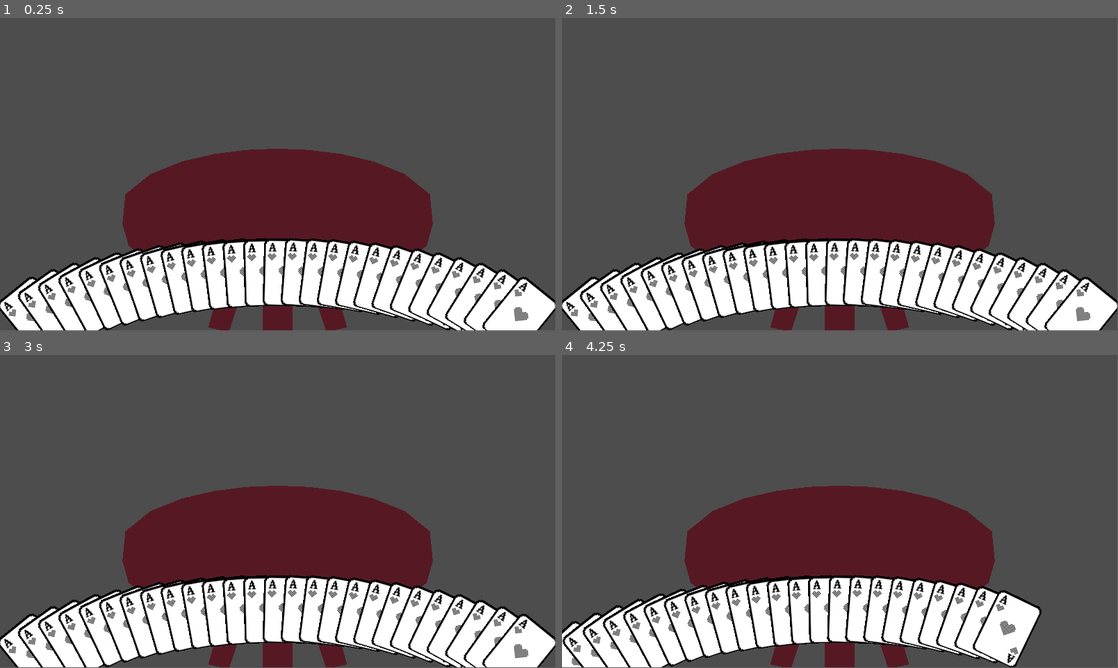
Above: before the commit, frames 1-4 (two rows, left to right).
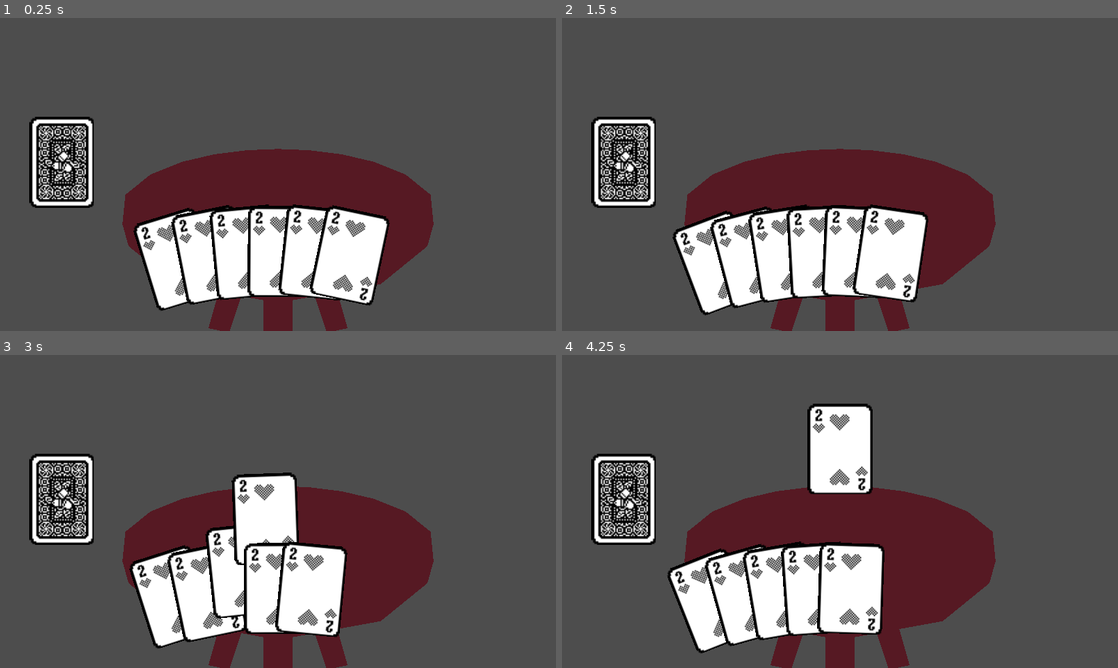
Above: after the commit, the same moments.

Repository: invalidunits/joker
Game: Godot game, scene res://game.tscn
Same seed, same stepped clock (60 frames per second), same inputs: the game is played once before the commit and once after it. The project has no main scene, so this scene is started directly.
Inputs (mouse positions are in pixels of both pictures, inside the frame that each line leads up to):
- Up to frame 1 (0.25 s): no input
- Up to frame 2 (1.5 s): tap Enter (ui_accept) at 0.5, 0.6, 0.77, 1.07, 1.35 s; move the mouse to (962, 158) at 0.52 s; click (962, 158) at 0.67 s; move the mouse to (728, 190) at 1.27 s; click (728, 190) at 1.42 s
- Up to frame 3 (3 s): tap Enter (ui_accept) at 1.52, 1.82, 2, 2.1, 2.75, 2.85 s; move the mouse to (333, 442) at 2.02 s; click (333, 442) at 2.17 s; move the mouse to (250, 574) at 2.77 s; click (250, 574) at 2.92 s
- Up to frame 4 (4.25 s): tap Enter (ui_accept) at 3.02, 3.32, 3.6, 3.77, 4.07 s; move the mouse to (1006, 558) at 3.52 s; click (1006, 558) at 3.67 s
In our replay, the window is 799x449 before the commit and 800x450 after it. These sizes can differ from the game's own. Grey fills any space a smaller window leaves; there, only what the larger window draws over its background counts as a difference.

The runs differ from the first frame. In frame 1, 23% of the frame differs, in the area x 0-100%, y 31-100%; in frame 2, 23%; in frame 3, 26%; in frame 4, 24%.

Commit message:
abcfucku'
some stuff

Diff:
--- a/Game/Cards/CardDisplayer.tscn
+++ b/Game/Cards/CardDisplayer.tscn
@@ -3,6 +3,7 @@
 [ext_resource type="Texture2D" uid="uid://tbjvbc5puxbp" path="res://Game/UI/CardSprites.png" id="1_b2o7s"]
 [ext_resource type="Script" uid="uid://2ulsno3b7ll3" path="res://Game/Cards/card_displayer.gd" id="1_ohbau"]
 [ext_resource type="Script" uid="uid://brhe14r13f4vc" path="res://Game/Cards/numeric_card.gd" id="3_1ea7d"]
+[ext_resource type="FontFile" uid="uid://3li0yrr0uw4d" path="res://Fonts/Poco.ttf" id="4_h6fwi"]
 
 [sub_resource type="Resource" id="Resource_h6fwi"]
 script = ExtResource("3_1ea7d")
@@ -10,7 +11,7 @@
 metadata/_custom_type_script = "uid://brhe14r13f4vc"
 
 [node name="CardDisplayer" type="Sprite2D" unique_id=105394874]
-scale = Vector2(2, 2)
+scale = Vector2(3, 3)
 texture = ExtResource("1_b2o7s")
 hframes = 13
 vframes = 5
@@ -19,3 +20,16 @@
 region_rect = Rect2(0, 0, 648, 348)
 script = ExtResource("1_ohbau")
 card = SubResource("Resource_h6fwi")
+
+[node name="Label" type="Label" parent="." unique_id=926646012]
+modulate = Color(1, 1, 1, 0)
+offset_left = -95.66667
+offset_top = -95.66667
+offset_right = 105.33333
+offset_bottom = -30.666672
+theme_override_fonts/font = ExtResource("4_h6fwi")
+theme_override_font_sizes/font_size = 12
+text = "5 Hearts
+If captured, swap any card in hand
+with one of your opponent's"
+horizontal_alignment = 1
--- a/Game/Cards/card.gd
+++ b/Game/Cards/card.gd
@@ -6,8 +6,8 @@
 	Hearts = 0,
 	Diamonds = 1,
 	Clubs = 2,
-	Clovers = 3,
-	Special = 4
+	Spades = 3,
+	Special = -1
 }
 
 func _get_card_spr_index() -> int:
--- a/Game/Cards/card_displayer.gd
+++ b/Game/Cards/card_displayer.gd
@@ -1,11 +1,41 @@
 @tool
 extends Sprite2D
 
+@export var selected:float = 0.0;
+@export var card: Card
+@export var play_speed: float = 6.0
 
-@export var card: Card
+static var card_being_played: bool = false
+var is_played: bool = false
+var target_position: Vector2
+var time_selected:float = 0.0;
 func _render():
 	if is_instance_valid(card):
 		frame = card._get_card_spr_index()
 
+func play_card():
+	is_played = true
+	card_being_played = true
+
+	var viewport_rect = get_viewport_rect()
+	target_position = Vector2(viewport_rect.size.x / 2, viewport_rect.size.y * 0.3)
+
+func _input(event):
+	if event is InputEventMouseButton and event.pressed and event.button_index == MOUSE_BUTTON_LEFT:
+		if selected > 0.5 and not is_played and not card_being_played:
+			play_card()
+
 func _process(delta: float) -> void:
 	_render()
+	if selected > 0.5:
+		time_selected += delta
+	else:
+		time_selected -= delta
+		time_selected = clamp(time_selected, 3.0, 0.0)
+
+	if is_played:
+		global_position = global_position.lerp(target_position, delta * play_speed)
+		rotation = lerp(rotation, 0.0, delta * play_speed)
+		return
+
+	$Label.modulate.a = lerp($Label.modulate.a, float(time_selected > 0.5), delta * 8)
--- a/Game/Cards/numeric_card.gd
+++ b/Game/Cards/numeric_card.gd
@@ -4,7 +4,7 @@
 
 @export var suite:CardSuite
 @export_range(1, 13) var number:int = 1
-
+@export var special_index:int = 0
 
 func _get_card_spr_index() -> int:
 	return number + 13*(1 + suite) - 1
--- a/card_list.gd
+++ b/card_list.gd
@@ -15,6 +15,8 @@
 @export
 var radius_distance:float = 100;
 
+var selected_card = 0
+
 
 var max_offset:float = 0
 var min_offset:float = 0
@@ -31,17 +33,52 @@
 
 
 
+func _process(delta: float) -> void:
+	var nodes = []
+	for n in get_children():
+		if not n.is_played:
+			nodes.append(n)
 
-func _process(delta: float) -> void:
-	var nodes = get_children(false);
+	max_offset = max(len(nodes)-16, 0)+2
+	min_offset = -max(len(nodes)-16, 0)-2
+	var real_offset = sclamp(offset, min_offset, max_offset, 1.0)
 
-	max_offset = max(len(nodes)-9, 0)
-	min_offset = -max(len(nodes)-9, 0)
-	var real_offset = sclamp(offset, min_offset, max_offset, 1.0);
+	var half = float(len(nodes))/2.0 - 0.5 - real_offset
+	var local_mouse = get_local_mouse_position()
+	var best_distance = INF
+	for i in range(len(nodes)):
+		var node = nodes[i]
+		if node.is_played:
+			continue
 
-	var half = float(len(nodes))/2.0 - 0.5 - real_offset;
-	var mouse = get_global_mouse_position()
+		# Base X position
+		node.position.x = (float(i) - half) * card_distance
+		node.position.y = (1.0 - cos(asin(min(node.position.x / radius, 1.0)))) * radius_distance
+
+		var local_distance = local_mouse.distance_squared_to(node.position);
+		if local_distance < best_distance:
+			best_distance = local_distance
+			selected_card = i
+		node.rotation = asin(min(node.position.x / radius, 1.0))
+
+
+
+
 	for i in range(len(nodes)):
-		nodes[i].position.x = (float(i)-float(half))*card_distance;
-		nodes[i].position.y = (1.0-cos(asin(min(nodes[i].position.x/radius, 1.0))))*radius_distance
-		nodes[i].rotation = asin(min(nodes[i].position.x/radius, 1.0));
+		var node = nodes[i]
+		if node.is_played:
+			continue
+
+		if i == selected_card:
+			var is_hovered = local_mouse.distance_squared_to(node.position) < 10000
+			node.selected = lerp(node.selected, float(is_hovered), delta * 8)
+		else:
+			node.selected = lerp(node.selected, 0.0, delta * 8)
+
+		var hover_lift = -100 * node.selected  # negative = up
+		node.position.y = (1.0 - cos(asin(min(node.position.x / radius, 1.0)))) * radius_distance + hover_lift
+		node.rotation = asin(min(node.position.x / radius, 1.0))
+
+
+#func _input(event: InputEvent) -> void:
+	#if event.is_action("ui_accept"):
--- /dev/null
+++ b/container_3.gd
@@ -0,0 +1,11 @@
+extends Container
+
+
+# Called when the node enters the scene tree for the first time.
+func _ready() -> void:
+	pass # Replace with function body.
+
+
+# Called every frame. 'delta' is the elapsed time since the previous frame.
+func _process(delta: float) -> void:
+	pass
--- a/game.tscn
+++ b/game.tscn
@@ -38,8 +38,17 @@
 background_color = Color(0, 0, 0.105882354, 1)
 ambient_light_color = Color(0.63801, 0.218451, 0.28361914, 1)
 
+[sub_resource type="Resource" id="Resource_7jktm"]
+script = ExtResource("4_fc0e3")
+suite = -1
+number = 4
+special_index = null
+metadata/_custom_type_script = "uid://brhe14r13f4vc"
+
 [sub_resource type="Resource" id="Resource_fc0e3"]
 script = ExtResource("4_fc0e3")
+number = 2
+special_index = null
 metadata/_custom_type_script = "uid://brhe14r13f4vc"
 
 [node name="Game" type="Node" unique_id=1292748270]
@@ -91,12 +100,22 @@
 
 [node name="UI" type="CanvasLayer" parent="." unique_id=880753776]
 
+[node name="DeckContainer" type="AspectRatioContainer" parent="UI" unique_id=552912058]
+offset_right = 40.0
+offset_bottom = 40.0
+
+[node name="DeckDisplayer1" parent="UI/DeckContainer" unique_id=105394874 instance=ExtResource("3_feb5d")]
+position = Vector2(142, 332)
+frame = 3
+card = SubResource("Resource_7jktm")
+play_speed = null
+
 [node name="Container" type="AspectRatioContainer" parent="UI" unique_id=1271719004]
 anchors_preset = 12
 anchor_top = 1.0
 anchor_right = 1.0
 anchor_bottom = 1.0
-offset_top = -261.0
+offset_top = -490.0
 grow_horizontal = 2
 grow_vertical = 0
 script = ExtResource("1_feb5d")
@@ -107,168 +126,54 @@
 layout_mode = 2
 size_flags_horizontal = 4
 size_flags_vertical = 8
-theme_override_constants/margin_bottom = 120
+theme_override_constants/margin_bottom = 183
 script = ExtResource("1_e2o6t")
-offset = 0.0004559409668653
-card_distance = 40.27
+offset = -0.6
+card_distance = 80.0
 radius = 800.0
 radius_distance = 400.0
 
-[node name="CardDisplayer" parent="UI/Container/CardList" unique_id=105394874 instance=ExtResource("3_feb5d")]
-position = Vector2(-503.35663, 89.10126)
-rotation = -0.6805181
-frame = 13
+[node name="CardDisplayer5" parent="UI/Container/CardList" unique_id=1882997572 instance=ExtResource("3_feb5d")]
+position = Vector2(-234.93134, 17.636538)
+rotation = -0.29805776
+frame = 14
 card = SubResource("Resource_fc0e3")
+play_speed = null
 
-[node name="CardDisplayer2" parent="UI/Container/CardList" unique_id=1550488456 instance=ExtResource("3_feb5d")]
-position = Vector2(-463.08664, 73.82874)
-rotation = -0.61732787
-frame = 13
+[node name="CardDisplayer6" parent="UI/Container/CardList" unique_id=325569349 instance=ExtResource("3_feb5d")]
+position = Vector2(-154.93134, 7.572847)
+rotation = -0.19489565
+frame = 14
 card = SubResource("Resource_fc0e3")
+play_speed = null
 
-[node name="CardDisplayer3" parent="UI/Container/CardList" unique_id=514960114 instance=ExtResource("3_feb5d")]
-position = Vector2(-422.81665, 60.43186)
-rotation = -0.55685717
-frame = 13
+[node name="CardDisplayer7" parent="UI/Container/CardList" unique_id=309328252 instance=ExtResource("3_feb5d")]
+position = Vector2(-74.931335, 1.7584605)
+rotation = -0.09380166
+frame = 14
 card = SubResource("Resource_fc0e3")
+play_speed = null
 
-[node name="CardDisplayer4" parent="UI/Container/CardList" unique_id=391780746 instance=ExtResource("3_feb5d")]
-position = Vector2(-382.54663, 48.695972)
-rotation = -0.49858502
-frame = 13
+[node name="CardDisplayer8" parent="UI/Container/CardList" unique_id=1484142162 instance=ExtResource("3_feb5d")]
+position = Vector2(5.068667, 0.008028639)
+rotation = 0.006335876
+frame = 14
 card = SubResource("Resource_fc0e3")
+play_speed = null
 
-[node name="CardDisplayer5" parent="UI/Container/CardList" unique_id=1882997572 instance=ExtResource("3_feb5d")]
-position = Vector2(-342.27664, 38.459305)
-rotation = -0.44210806
-frame = 13
+[node name="CardDisplayer9" parent="UI/Container/CardList" unique_id=1942312542 instance=ExtResource("3_feb5d")]
+position = Vector2(85.068665, 2.267891)
+rotation = 0.10653725
+frame = 14
 card = SubResource("Resource_fc0e3")
+play_speed = null
 
-[node name="CardDisplayer6" parent="UI/Container/CardList" unique_id=752686528 instance=ExtResource("3_feb5d")]
-position = Vector2(-302.00665, 29.597523)
-rotation = -0.38710403
-frame = 13
+[node name="CardDisplayer10" parent="UI/Container/CardList" unique_id=1619082133 instance=ExtResource("3_feb5d")]
+position = Vector2(165.06866, 8.607507)
+rotation = 0.20782872
+frame = 14
 card = SubResource("Resource_fc0e3")
-
-[node name="CardDisplayer7" parent="UI/Container/CardList" unique_id=837972727 instance=ExtResource("3_feb5d")]
-position = Vector2(-261.73663, 22.01391)
-rotation = -0.33330804
-frame = 13
-card = SubResource("Resource_fc0e3")
-
-[node name="CardDisplayer8" parent="UI/Container/CardList" unique_id=891668402 instance=ExtResource("3_feb5d")]
-position = Vector2(-221.46664, 15.632817)
-rotation = -0.28049704
-frame = 13
-card = SubResource("Resource_fc0e3")
-
-[node name="CardDisplayer9" parent="UI/Container/CardList" unique_id=104240801 instance=ExtResource("3_feb5d")]
-position = Vector2(-181.19664, 10.3951435)
-rotation = -0.22847848
-frame = 13
-card = SubResource("Resource_fc0e3")
-
-[node name="CardDisplayer10" parent="UI/Container/CardList" unique_id=1071417009 instance=ExtResource("3_feb5d")]
-position = Vector2(-140.92664, 6.2552595)
-rotation = -0.17708234
-frame = 13
-card = SubResource("Resource_fc0e3")
-
-[node name="CardDisplayer11" parent="UI/Container/CardList" unique_id=43529733 instance=ExtResource("3_feb5d")]
-position = Vector2(-100.65664, 3.1788056)
-rotation = -0.12615517
-frame = 13
-card = SubResource("Resource_fc0e3")
-
-[node name="CardDisplayer12" parent="UI/Container/CardList" unique_id=1275187873 instance=ExtResource("3_feb5d")]
-position = Vector2(-60.38664, 1.1411735)
-rotation = -0.07555516
-frame = 13
-card = SubResource("Resource_fc0e3")
-
-[node name="CardDisplayer13" parent="UI/Container/CardList" unique_id=948873770 instance=ExtResource("3_feb5d")]
-position = Vector2(-20.11664, 0.12648225)
-rotation = -0.025148451
-frame = 13
-card = SubResource("Resource_fc0e3")
-
-[node name="CardDisplayer14" parent="UI/Container/CardList" unique_id=354071096 instance=ExtResource("3_feb5d")]
-position = Vector2(20.15336, 0.1269445)
-rotation = 0.025194366
-frame = 13
-card = SubResource("Resource_fc0e3")
-
-[node name="CardDisplayer15" parent="UI/Container/CardList" unique_id=1699985268 instance=ExtResource("3_feb5d")]
-position = Vector2(60.42336, 1.1425638)
-rotation = 0.0756012
-frame = 13
-card = SubResource("Resource_fc0e3")
-
-[node name="CardDisplayer16" parent="UI/Container/CardList" unique_id=1108233081 instance=ExtResource("3_feb5d")]
-position = Vector2(100.69336, 3.1811347)
-rotation = 0.12620144
-frame = 13
-card = SubResource("Resource_fc0e3")
-
-[node name="CardDisplayer17" parent="UI/Container/CardList" unique_id=1441685382 instance=ExtResource("3_feb5d")]
-position = Vector2(140.96336, 6.258546)
-rotation = 0.17712899
-frame = 13
-card = SubResource("Resource_fc0e3")
-
-[node name="CardDisplayer18" parent="UI/Container/CardList" unique_id=1770571552 instance=ExtResource("3_feb5d")]
-position = Vector2(181.23337, 10.399414)
-rotation = 0.22852561
-frame = 13
-card = SubResource("Resource_fc0e3")
-
-[node name="CardDisplayer19" parent="UI/Container/CardList" unique_id=1852432887 instance=ExtResource("3_feb5d")]
-position = Vector2(221.50336, 15.638105)
-rotation = 0.28054482
-frame = 13
-card = SubResource("Resource_fc0e3")
-
-[node name="CardDisplayer20" parent="UI/Container/CardList" unique_id=585341588 instance=ExtResource("3_feb5d")]
-position = Vector2(261.77335, 22.020267)
-rotation = 0.3333566
-frame = 13
-card = SubResource("Resource_fc0e3")
-
-[node name="CardDisplayer21" parent="UI/Container/CardList" unique_id=913838693 instance=ExtResource("3_feb5d")]
-position = Vector2(302.04337, 29.605007)
-rotation = 0.3871536
-frame = 13
-card = SubResource("Resource_fc0e3")
-
-[node name="CardDisplayer22" parent="UI/Container/CardList" unique_id=1319917881 instance=ExtResource("3_feb5d")]
-position = Vector2(342.31335, 38.467995)
-rotation = 0.44215885
-frame = 13
-card = SubResource("Resource_fc0e3")
-
-[node name="CardDisplayer23" parent="UI/Container/CardList" unique_id=177019635 instance=ExtResource("3_feb5d")]
-position = Vector2(382.58337, 48.70598)
-rotation = 0.49863732
-frame = 13
-card = SubResource("Resource_fc0e3")
-
-[node name="CardDisplayer24" parent="UI/Container/CardList" unique_id=209811154 instance=ExtResource("3_feb5d")]
-position = Vector2(422.85336, 60.44329)
-rotation = 0.55691123
-frame = 13
-card = SubResource("Resource_fc0e3")
-
-[node name="CardDisplayer25" parent="UI/Container/CardList" unique_id=1446373603 instance=ExtResource("3_feb5d")]
-position = Vector2(463.12335, 73.841774)
-rotation = 0.61738414
-frame = 13
-card = SubResource("Resource_fc0e3")
-
-[node name="CardDisplayer26" parent="UI/Container/CardList" unique_id=189746506 instance=ExtResource("3_feb5d")]
-position = Vector2(503.39337, 89.116135)
-rotation = 0.68057716
-frame = 13
-card = SubResource("Resource_fc0e3")
+play_speed = null
 
 [node name="Container2" type="Container" parent="UI" unique_id=1213126528]
 anchors_preset = 12
--- a/project.godot
+++ b/project.godot
@@ -14,6 +14,13 @@
 config/features=PackedStringArray("4.6", "GL Compatibility")
 config/icon="res://icon.svg"
 
+[display]
+
+window/size/viewport_width=1280
+window/size/viewport_height=720
+window/stretch/mode="viewport"
+window/stretch/aspect="expand"
+
 [dotnet]
 
 project/assembly_name="devintegfinalproject"
Binary file added: Fonts/Poco.ttf
Not shown, added: Fonts/Poco.ttf.import
Not shown, added: container_3.gd.uid
Not shown, changed: Documentation/GameDoc.md
